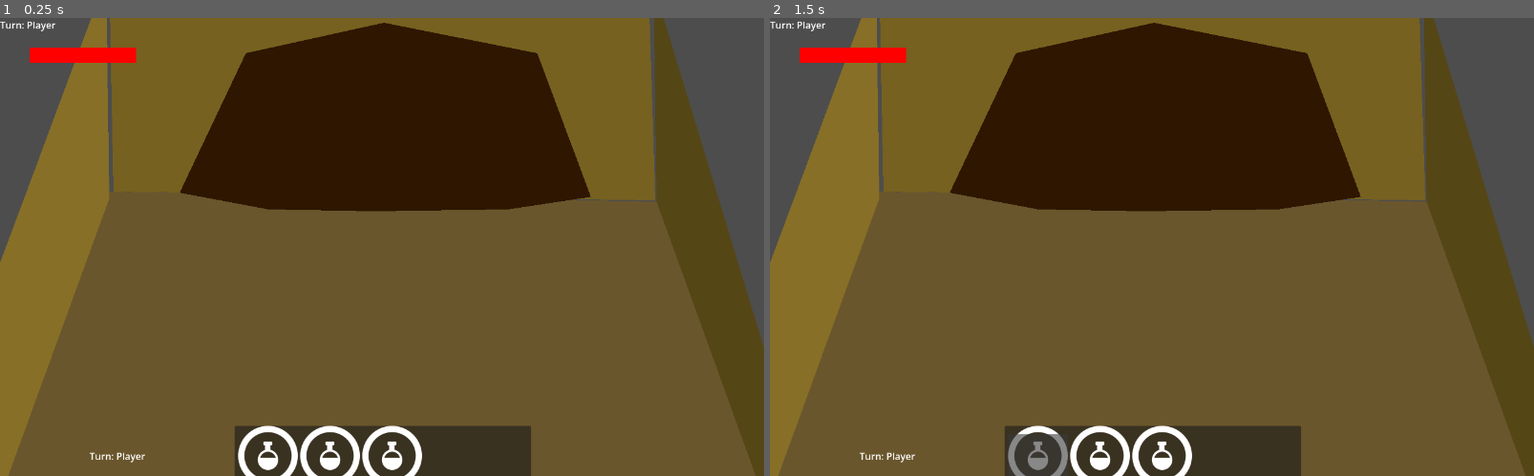
Above: before the commit, frames 1-2 (left to right).
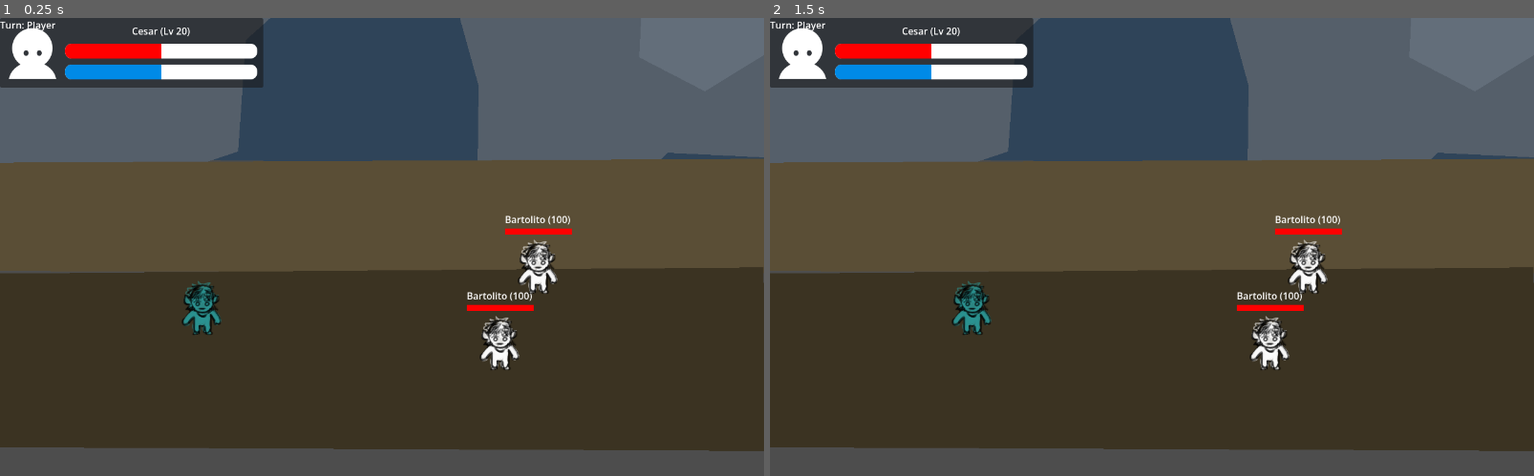
Above: after the commit, the same moments.

Repository: cessar1/no-name-dungeon
Game: Godot game, scene res://scenes/Game.tscn
The game is run twice, just before and just after one commit, with the same random seed, the same clock (stepped at 60 frames per second) and the same inputs. Before the commit the project starts from res://scenes/Dungeon2d.tscn.
Inputs (mouse positions are in pixels of both pictures, inside the frame that each line leads up to):
- Up to frame 1 (0.25 s): no input
- Up to frame 2 (1.5 s): click (1037, 462) at 0.52 s; click (1037, 462) at 1.27 s

The runs differ from the first frame. In frame 1, 86% of the frame differs, in the area x 0-100%, y 0-100%; in frame 2, 86%.
Error before the commit: Invalid access to property or key 'player_selected' on a base object of type 'null instance'. (res://scenes/canvas_layer.gd:9)

Commit message:
Clean up unused scenes and commented code
- Remove legacy BattleScene and selector scenes
- Remove unused World and Dungeon2d scenes
- Remove commented code and debug prints

Diff:
--- a/BattleScene.tscn
+++ /dev/null
@@ -1,41 +0,0 @@
-[gd_scene format=3 uid="uid://csrf2t245whyx"]
-
-[ext_resource type="Script" uid="uid://sihqoqyouyqe" path="res://battle_scene.gd" id="1_hvnqj"]
-
-[node name="BattleScene" type="Node2D" unique_id=1083053936]
-script = ExtResource("1_hvnqj")
-
-[node name="EnemyParty" type="Node2D" parent="." unique_id=170122450]
-
-[node name="PlayerParty" type="Node2D" parent="." unique_id=1499284166]
-
-[node name="Positions" type="Node2D" parent="." unique_id=1592591395]
-
-[node name="0" type="Marker2D" parent="Positions" unique_id=272727711]
-position = Vector2(768, 256)
-
-[node name="1" type="Marker2D" parent="Positions" unique_id=1634806150]
-position = Vector2(832, 384)
-
-[node name="2" type="Marker2D" parent="Positions" unique_id=1258263196]
-position = Vector2(960, 384)
-
-[node name="3" type="Marker2D" parent="Positions" unique_id=365549813]
-position = Vector2(768, 512)
-
-[node name="4" type="Marker2D" parent="Positions" unique_id=86144041]
-position = Vector2(640, 384)
-
-[node name="5" type="Marker2D" parent="Positions" unique_id=1234400777]
-position = Vector2(1088, 384)
-
-[node name="6" type="Marker2D" parent="Positions" unique_id=561326271]
-position = Vector2(896, 256)
-
-[node name="7" type="Marker2D" parent="Positions" unique_id=195397272]
-position = Vector2(896, 512)
-
-[node name="PlayerPositions" type="Node2D" parent="." unique_id=1094290070]
-
-[node name="0" type="Marker2D" parent="PlayerPositions" unique_id=666387555]
-position = Vector2(384, 384)
--- a/GameManager.gd
+++ b/GameManager.gd
@@ -23,4 +23,3 @@
 func add_skill_points(value: int):
 	skill_points += value
 	skill_points_changed.emit(skill_points)
-	#print("nuevos puntos habilitados")
--- a/battle_scene.gd
+++ /dev/null
@@ -1,47 +0,0 @@
-extends Node2D
-
-#@onready var spawn_positions = $Positions.get_children()
-#var available_positions: Array[Marker2D] = []
-#
-#const ENEMY_SCENE = preload("res://scenes/enemy.tscn")
-#const PLAYER_SCENE = preload("res://scenes/Player.tscn")
-#
-#
-#func _ready():
-	#for position in $Positions.get_children():
-		#available_positions.append(position)
-		#
-	##spawn_player()
-	#spawn_enemy()
-	#spawn_enemy()
-	#
-#
-#func spawn_player():
-	#var warrior = PLAYER_SCENE.instantiate()
-	#warrior.position = $"PlayerPositions/0".position
-	#$PlayerParty.add_child(warrior)
-	#BattleManager.register_unit(warrior)
-	#BattleManager.start_battle()
-	#
-#func spawn_enemy():
-	#if available_positions.is_empty():
-		#return
-#
-	#var position = get_random_available_position()
-#
-	#var enemy = ENEMY_SCENE.instantiate()
-#
-	#enemy.global_position = position.global_position
-#
-	#$EnemyParty.add_child(enemy)
-#
-	#BattleManager.register_unit(enemy)
-	#
-#func get_random_available_position() -> Marker2D:
-	#if available_positions.is_empty():
-		#return null
-	#
-	#var position = available_positions.pick_random()
-	#available_positions.erase(position)
-#
-	#return position
--- a/scenes/Dungeon2d.tscn
+++ /dev/null
@@ -1,194 +0,0 @@
-[gd_scene format=3 uid="uid://cv3yy3eeab1m6"]
-
-[ext_resource type="Script" uid="uid://n4bfq1lvjoid" path="res://scenes/combat.gd" id="1_jna4q"]
-[ext_resource type="Script" uid="uid://ecsv4vjwaypp" path="res://scenes/canvas_layer.gd" id="4_eix33"]
-[ext_resource type="Script" uid="uid://b4p5jvu186sgp" path="res://scenes/ui.gd" id="5_ma6es"]
-[ext_resource type="PackedScene" uid="uid://w736uvaupdr2" path="res://scenes/skill_slot.tscn" id="6_4dye5"]
-[ext_resource type="Texture2D" uid="uid://y8ntbwlom84i" path="res://assets/ui/UI.png" id="6_qgjji"]
-[ext_resource type="PackedScene" uid="uid://csrf2t245whyx" path="res://BattleScene.tscn" id="8_4dye5"]
-
-[sub_resource type="Shortcut" id="Shortcut_qgjji"]
-
-[sub_resource type="Environment" id="Environment_qgjji"]
-glow_enabled = true
-
-[node name="Dungeon" type="Node2D" unique_id=1312457013]
-editor_description = "Otro nodo mas
-"
-script = ExtResource("1_jna4q")
-
-[node name="Polygon2D" type="Polygon2D" parent="." unique_id=664520396]
-color = Color(0.4189243, 0.34005883, 0.17711389, 1)
-polygon = PackedVector2Array(241, 253, 65, 748, 1333, 748, 1158, 270)
-
-[node name="Polygon2D2" type="Polygon2D" parent="." unique_id=2094640206]
-color = Color(0.46276408, 0.38060835, 0.12858772, 1)
-polygon = PackedVector2Array(248, 253, 241, -107, 1144, -105, 1156, 268)
-
-[node name="Polygon2D4" type="Polygon2D" parent="." unique_id=451825928]
-color = Color(0.5304004, 0.43658862, 0.1540856, 1)
-polygon = PackedVector2Array(241, 265, 236, -105, 12, 496, 60, 762)
-
-[node name="Polygon2D5" type="Polygon2D" parent="." unique_id=1468589377]
-position = Vector2(1094, 14)
-color = Color(0.3367404, 0.27470723, 0.082379855, 1)
-polygon = PackedVector2Array(64, 256, 59, -107, 267, 577, 241, 746)
-
-[node name="Polygon2D3" type="Polygon2D" parent="." unique_id=1981455477]
-color = Color(0.1836439, 0.0873299, 0.00682547, 1)
-polygon = PackedVector2Array(359, 255, 470, 21, 701, -30, 958, 21, 1048, 262, 909, 283, 685, 286, 508, 283)
-
-[node name="BattleScene" parent="." unique_id=1083053936 instance=ExtResource("8_4dye5")]
-
-[node name="Player" parent="BattleScene/Units" parent_id_path=PackedInt32Array(1083053936, 2145206129) index="0" unique_id=1712237594]
-position = Vector2(529, 444)
-
-[node name="Enemy" parent="BattleScene/Units" parent_id_path=PackedInt32Array(1083053936, 2145206129) index="1" unique_id=1275946992]
-position = Vector2(988, 565)
-
-[node name="Label" parent="BattleScene/Units/Enemy/VBoxContainer" parent_id_path=PackedInt32Array(1083053936, 1275946992, 1586302011) index="0" unique_id=330976262]
-metadata/_edit_use_anchors_ = true
-
-[node name="Enemy2" parent="BattleScene/Units" parent_id_path=PackedInt32Array(1083053936, 2145206129) index="2" unique_id=1795524719]
-position = Vector2(908, 387)
-
-[node name="Label" parent="BattleScene/Units/Enemy2/VBoxContainer" parent_id_path=PackedInt32Array(1083053936, 1795524719, 1586302011) index="0" unique_id=330976262]
-metadata/_edit_use_anchors_ = true
-
-[node name="Enemy3" parent="BattleScene/Units" parent_id_path=PackedInt32Array(1083053936, 2145206129) index="3" unique_id=772942830]
-position = Vector2(1101, 410)
-
-[node name="Label" parent="BattleScene/Units/Enemy3/VBoxContainer" parent_id_path=PackedInt32Array(1083053936, 772942830, 1586302011) index="0" unique_id=330976262]
-metadata/_edit_use_anchors_ = true
-
-[node name="CanvasLayer" type="CanvasLayer" parent="." unique_id=380967142]
-script = ExtResource("4_eix33")
-
-[node name="TextureProgressBar" type="TextureProgressBar" parent="CanvasLayer" unique_id=159158971]
-offset_left = 50.0
-offset_top = 50.0
-offset_right = 406.0
-offset_bottom = 75.0
-value = 50.0
-nine_patch_stretch = true
-texture_progress = ExtResource("6_qgjji")
-tint_progress = Color(1, 0, 0, 1)
-
-[node name="PLayerHpLabel" type="Label" parent="CanvasLayer" unique_id=808384527]
-offset_left = 52.0
-offset_top = 23.0
-offset_right = 84.0
-offset_bottom = 46.0
-
-[node name="UI" type="CanvasLayer" parent="." unique_id=906476221]
-layer = 4
-script = ExtResource("5_ma6es")
-
-[node name="ScoreLabel" type="Label" parent="UI" unique_id=1868079946]
-offset_left = 150.0
-offset_top = 723.0
-offset_right = 244.0
-offset_bottom = 746.0
-text = "Turn: Player"
-
-[node name="Label2" type="Label" parent="UI" unique_id=257865074]
-offset_right = 40.0
-offset_bottom = 23.0
-text = "Turn: Player"
-
-[node name="Control" type="Control" parent="UI" unique_id=1910606177]
-layout_mode = 3
-anchors_preset = 7
-anchor_left = 0.5
-anchor_top = 1.0
-anchor_right = 0.5
-anchor_bottom = 1.0
-offset_left = -20.0
-offset_top = -40.0
-offset_right = 20.0
-grow_horizontal = 2
-grow_vertical = 0
-
-[node name="Panel" type="Panel" parent="UI/Control" unique_id=90608856]
-custom_minimum_size = Vector2(128, 128)
-layout_mode = 1
-anchors_preset = 15
-anchor_right = 1.0
-anchor_bottom = 1.0
-offset_left = -227.0
-offset_top = -44.0
-offset_right = 230.0
-offset_bottom = 44.0
-grow_horizontal = 2
-grow_vertical = 2
-
-[node name="BoxContainer" type="BoxContainer" parent="UI/Control" unique_id=913072990]
-layout_mode = 1
-anchors_preset = 15
-anchor_right = 1.0
-anchor_bottom = 1.0
-offset_left = -221.0
-offset_top = -44.0
-offset_right = 227.0
-offset_bottom = 44.0
-grow_horizontal = 2
-grow_vertical = 2
-size_flags_horizontal = 2
-size_flags_vertical = 4
-
-[node name="SkillSlot" parent="UI/Control/BoxContainer" unique_id=1025914088 instance=ExtResource("6_4dye5")]
-layout_mode = 2
-skill_name = "normal_attack"
-
-[node name="Attack" parent="UI/Control/BoxContainer/SkillSlot" index="0" unique_id=1735542032]
-shortcut = SubResource("Shortcut_qgjji")
-
-[node name="SkillSlot2" parent="UI/Control/BoxContainer" unique_id=1152827639 instance=ExtResource("6_4dye5")]
-layout_mode = 2
-skill_name = "magic_attack"
-
-[node name="SkillSlot3" parent="UI/Control/BoxContainer" unique_id=1637796793 instance=ExtResource("6_4dye5")]
-layout_mode = 2
-skill_name = "verga"
-
-[node name="MarginContainer" type="MarginContainer" parent="UI" unique_id=1729733643]
-anchors_preset = 15
-anchor_right = 1.0
-anchor_bottom = 1.0
-grow_horizontal = 2
-grow_vertical = 2
-size_flags_horizontal = 0
-mouse_filter = 2
-theme_override_constants/margin_left = 50
-theme_override_constants/margin_top = 50
-theme_override_constants/margin_right = 50
-theme_override_constants/margin_bottom = 50
-
-[node name="Control" type="Control" parent="UI/MarginContainer" unique_id=307271027]
-layout_mode = 2
-size_flags_horizontal = 0
-size_flags_vertical = 0
-
-[node name="EnemyTimer" type="Timer" parent="." unique_id=1136590725]
-autostart = true
-
-[node name="EnemyContainer" type="Node2D" parent="." unique_id=244925933]
-
-[node name="EnemySpawnPosition" type="Marker2D" parent="." unique_id=100002898]
-position = Vector2(658, 400)
-
-[node name="TurnTimer" type="Timer" parent="." unique_id=1196658747]
-
-[node name="Camera2D" type="Camera2D" parent="." unique_id=313520003]
-position = Vector2(698, 346)
-
-[node name="WorldEnvironment" type="WorldEnvironment" parent="." unique_id=564369594]
-environment = SubResource("Environment_qgjji")
-
-[connection signal="timeout" from="TurnTimer" to="." method="_on_turn_timer_timeout"]
-
-[editable path="BattleScene"]
-[editable path="BattleScene/Units/Enemy"]
-[editable path="BattleScene/Units/Enemy2"]
-[editable path="BattleScene/Units/Enemy3"]
-[editable path="UI/Control/BoxContainer/SkillSlot"]
--- a/scenes/World.tscn
+++ /dev/null
@@ -1,25 +0,0 @@
-[gd_scene format=3 uid="uid://bxx1diybpku6m"]
-
-[ext_resource type="Script" uid="uid://d0ogx3snr6h0u" path="res://World.gd" id="1_kqs1s"]
-[ext_resource type="PackedScene" uid="uid://blsoxd12u4h7s" path="res://scenes/building_project.tscn" id="2_7g83o"]
-[ext_resource type="PackedScene" uid="uid://cefc7x6vf057l" path="res://scenes/Villager.tscn" id="3_1lgw5"]
-
-[node name="World" type="Node2D" unique_id=849199481]
-script = ExtResource("1_kqs1s")
-building_project_scene = ExtResource("2_7g83o")
-adventurer = ExtResource("3_1lgw5")
-
-[node name="Buildings" type="Node2D" parent="." unique_id=835076375]
-
-[node name="Adventurers" type="Node2D" parent="." unique_id=493073543]
-
-[node name="Camera2D" type="Camera2D" parent="." unique_id=268800376]
-
-[node name="UI" type="CanvasLayer" parent="." unique_id=933743531]
-
-[node name="SpawnPoint" type="Marker2D" parent="." unique_id=1393291930]
-position = Vector2(578, 189)
-
-[node name="SpawnTimer" type="Timer" parent="." unique_id=1392012818]
-
-[connection signal="timeout" from="SpawnTimer" to="." method="_on_spawn_timer_timeout"]
--- a/scenes/battle_manager.gd
+++ b/scenes/battle_manager.gd
@@ -15,7 +15,6 @@
 var enemies_to_act: Array[BattleUnit]
 
 var selected_player: BattleUnit
-#var selected_target: BattleUnit
 var skill_bar : SkillBar
 var current_turn : Turn
 
@@ -85,8 +84,6 @@
 	if battle_over:
 		return
 
-	#print("ANTES DE CAMBIAR TURNO")
-	#print("active_enemies:", active_enemies.size())
 	if current_turn == Turn.PLAYER:
 		start_enemy_turn()
 	else:
--- a/scenes/combat.gd
+++ b/scenes/combat.gd
@@ -37,7 +37,6 @@
 
 	units.add_child(player)
 
-	#connect_unit(player)
 	battle_manager.register_unit(player)
 
 
@@ -52,12 +51,8 @@
 
 	units.add_child(enemy)
 
-	#connect_unit(enemy)
 	battle_manager.register_unit(enemy)
 
-
-#func connect_unit(unit: BattleUnit) -> void:
-	#unit.unit_selected.connect(skill_bar._on_unit_selected)
 
 func get_random_available_position() -> Marker2D:
 	if available_positions.is_empty():
--- a/scenes/enemy.gd
+++ b/scenes/enemy.gd
@@ -29,7 +29,6 @@
 	var execution_time = skill.get_execution_time()
 	await get_tree().create_timer(execution_time).timeout
 	skill.execute(self, target)
-	#print(name, " acts")
 
 func choose_target(players : Array[BattleUnit]):
 	return players.pick_random()
@@ -47,7 +46,6 @@
 
 func get_reward():
 	var random_amount = randi_range(1,8)
-	#print(random_amount)
 
 	GameManager.add_skill_points(random_amount)
 
--- a/scenes/selector.gd
+++ /dev/null
@@ -1,21 +0,0 @@
-class_name Selector extends Area2D
-
-@export var casting_time =  2.0
-
-func _ready() -> void:
-	#$Timer.wait_time = casting_time
-	#$CollisionShape2D.shape.radius = radius
-
-	await get_tree().create_timer(1.0).timeout
-	queue_free()
-
-
-func _on_body_shape_entered(body_rid: RID, body: Node2D, body_shape_index: int, local_shape_index: int) -> void:
-	select_enemy(body)
-
-func select_enemy(enemy):
-	GameManager.enemy_selected.emit(enemy)
-	#print("Enemigo seleccionado", enemy)
-
-# A este enemigo se le hará daño desde la funcion attack en el nodo Player
-# Se instancia el selector y este envia la señal de a que enemigo hay que aplicarle el daño
--- a/scenes/skill.tscn
+++ /dev/null
@@ -1,17 +0,0 @@
-[gd_scene format=3 uid="uid://d0splvyxp20o3"]
-
-[ext_resource type="Script" uid="uid://dr1daffan7dm" path="res://scenes/selector.gd" id="1_hfop6"]
-
-[sub_resource type="CircleShape2D" id="CircleShape2D_k54px"]
-radius = 150.0
-
-[node name="Skill" type="Area2D" unique_id=2023653866]
-scale = Vector2(1, 0.6)
-collision_layer = 4
-collision_mask = 2
-script = ExtResource("1_hfop6")
-
-[node name="CollisionShape2D" type="CollisionShape2D" parent="." unique_id=2137434224]
-shape = SubResource("CircleShape2D_k54px")
-
-[connection signal="body_shape_entered" from="." to="." method="_on_body_shape_entered"]
--- a/scenes/skill_bar.gd
+++ b/scenes/skill_bar.gd
@@ -17,7 +17,6 @@
 		slot.skill_selected.connect(_on_skill_slot_selected)
 
 		slot.setup(skill)
-		#slot.name = "Pepe"
 		$MarginContainer/BoxContainer.add_child(slot)
 
 	refresh_availability(unit)
--- a/scenes/skill_slot.gd
+++ b/scenes/skill_slot.gd
@@ -8,7 +8,6 @@
 	skill = skill_data
 	skill_name = skill.skill_name
 	name = skill.skill_name
-	#$SkillButton.text = skill.skill_name
 	$Icon.texture = skill.texture
 
 func _on_skill_button_pressed() -> void:
--- a/scenes/ui.gd
+++ b/scenes/ui.gd
@@ -2,9 +2,5 @@
 func _ready() -> void:
 	GameManager.skill_points_changed.connect(_on_skill_points_changed)
 
-#func _on_attack_pressed() -> void:
-	#print("Alo???")
-	#GameManager.skill_selected.emit()
-
 func _on_skill_points_changed(value : int):
 	$ScoreLabel.text = "Skill Points : " + str(value)
--- a/skill_preview.gd
+++ b/skill_preview.gd
@@ -9,7 +9,6 @@
 signal target_selected(targets : Array[BattleUnit])
 
 func _ready() -> void:
-	#collision.shape.radius = radius
 	create_collision()
 
 func _process(delta: float) -> void:
@@ -20,18 +19,6 @@
 			var targets = get_overlapping_areas()
 			target_selected.emit(targets)
 			queue_free()
-
-#func _draw() -> void:
-	#draw_circle(Vector2.ZERO, radius, color, false )
-	#draw_arc(
-		#Vector2.ZERO,
-		#radius,
-		#0,
-		#TAU,
-		#64,
-		#color,
-		#3.0
-	#)
 
 
 func get_area_points() -> PackedVector2Array:
@@ -46,22 +33,6 @@
 		))
 
 	return points
-
-#func _draw() -> void:
-	#var points := get_area_points()
-#
-	#draw_polyline(
-		#points,
-		#color,
-		#3.0
-	#)
-#
-	#draw_line(
-		#points[points.size() - 1],
-		#points[0],
-		#color,
-		#1.0
-	#)
 
 func create_collision() -> void:
 	$CollisionShape2D.polygon = get_area_points()
Not shown, removed: battle_scene.gd.uid
Not shown, removed: scenes/selector.gd.uid
Not shown, changed: MEMORY.md
Not shown, changed: task.md
